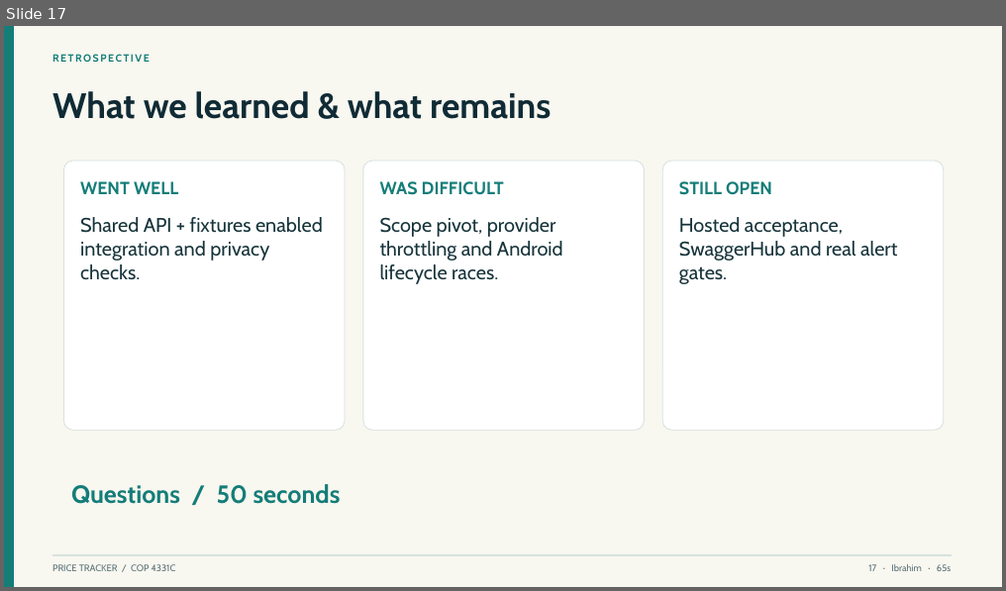
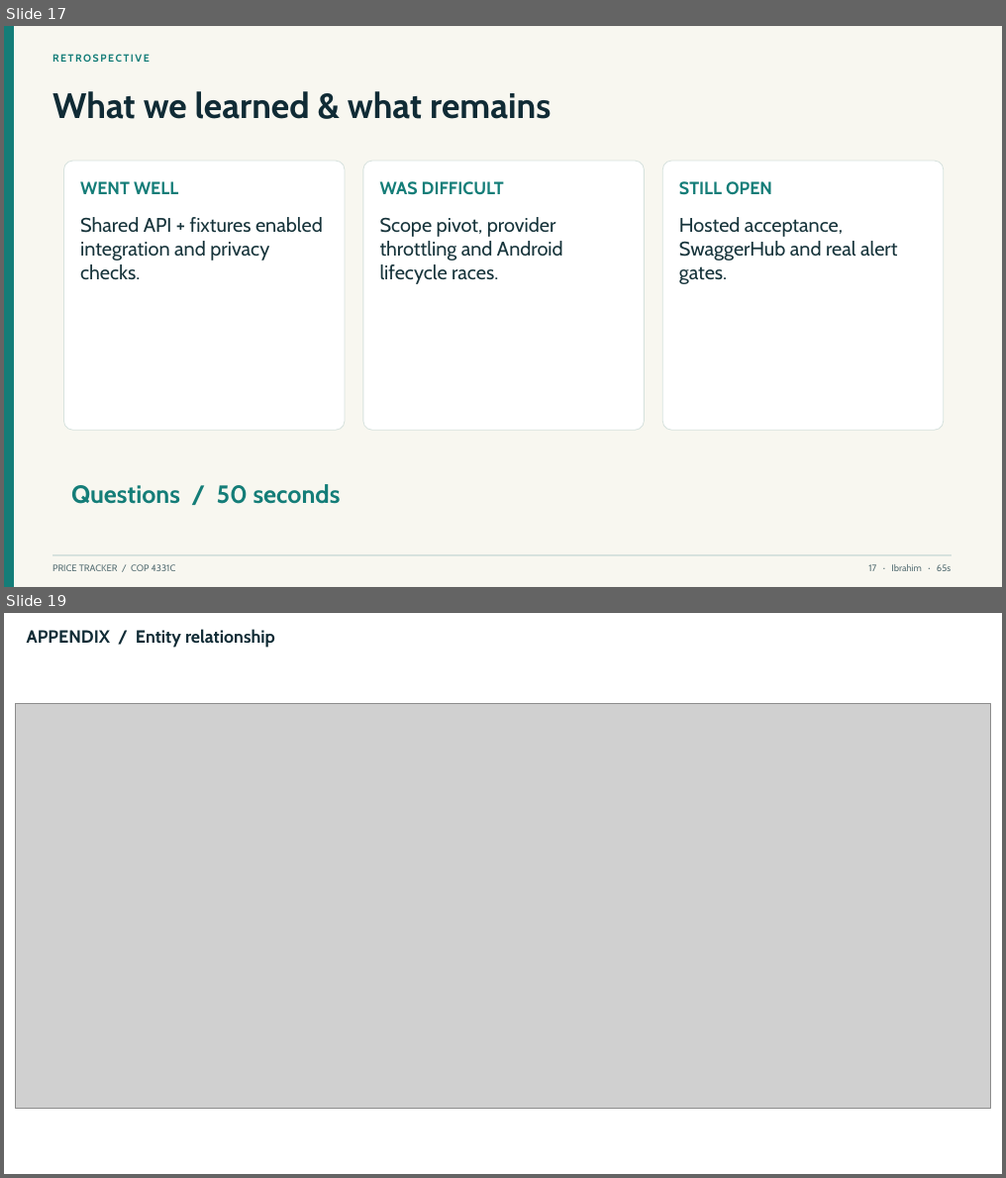
Before and after one commit to aluciencozy/price-tracker, a slide deck: docs/presentation/price-tracker.pptx. Shown one above the other, each under a label of ours: slide 17 before the commit, slides 17 and 19 after it; the slides between them are not shown. The pictures are 1006x591 and 1006x1178 pixels, drawn with LibreOffice and Linux fonts; fonts in the diff are those of the drawing; grey boxes stand for pictures. Boxes give left, top, right and bottom in pixels: in the first picture for what was removed or moved away, otherwise in the second. Text is boxed around its words. In the diff, an @@ line names an element or a change of style, - is before the commit and + after.

```diff
--- a/docs/presentation/price-tracker.pptx
+++ b/docs/presentation/price-tracker.pptx
@@ slide 19 added at bbox=[4, 613, 1002, 1174], background #FFFFFF @@
@@ text added at bbox=[27, 629, 275, 648], 17 pt, text #102B35, bold @@
+APPENDIX / Entity relationship
@@ picture added at bbox=[15, 703, 991, 1109] @@
```
Also in this commit, not shown: 4 slides changed, 7 other slides added, 2 slides removed, 4 other files.
